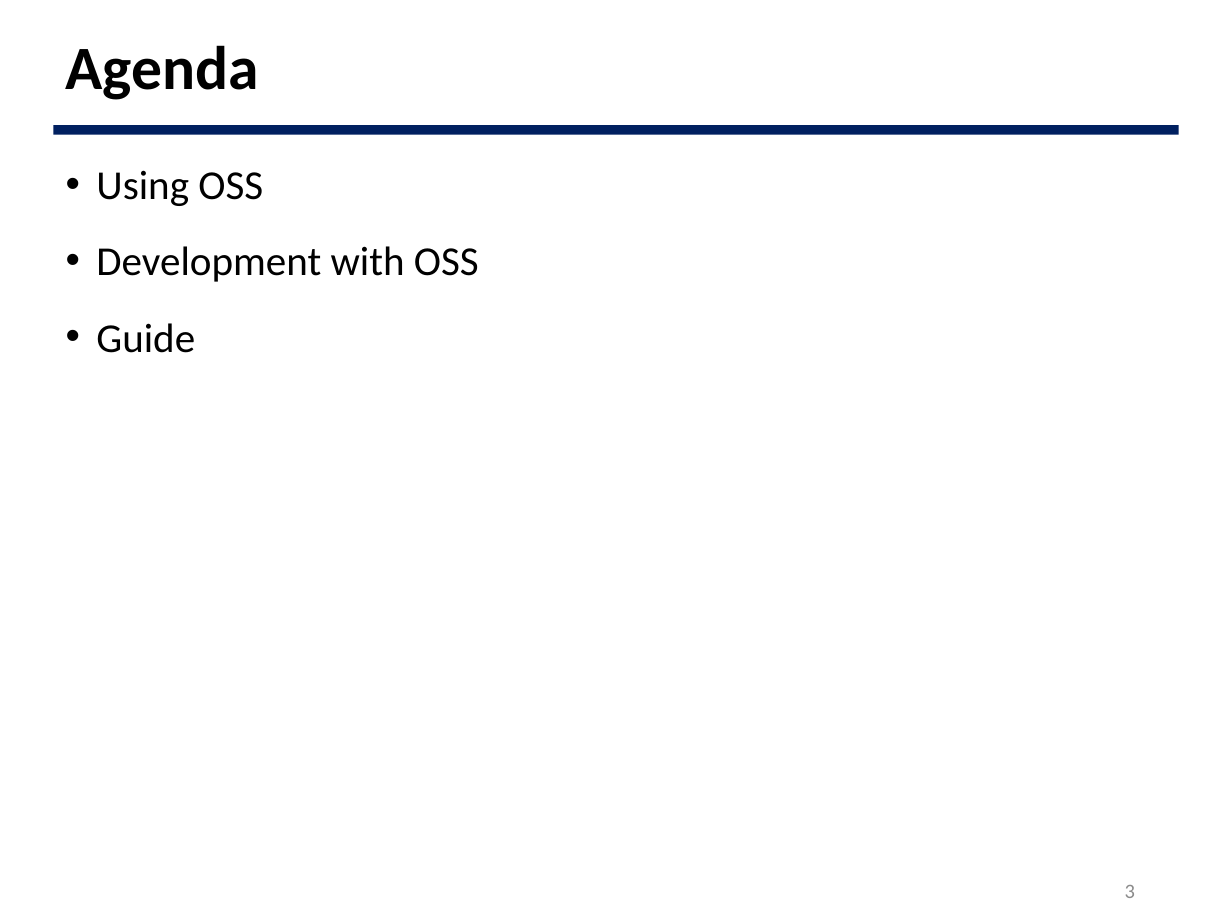
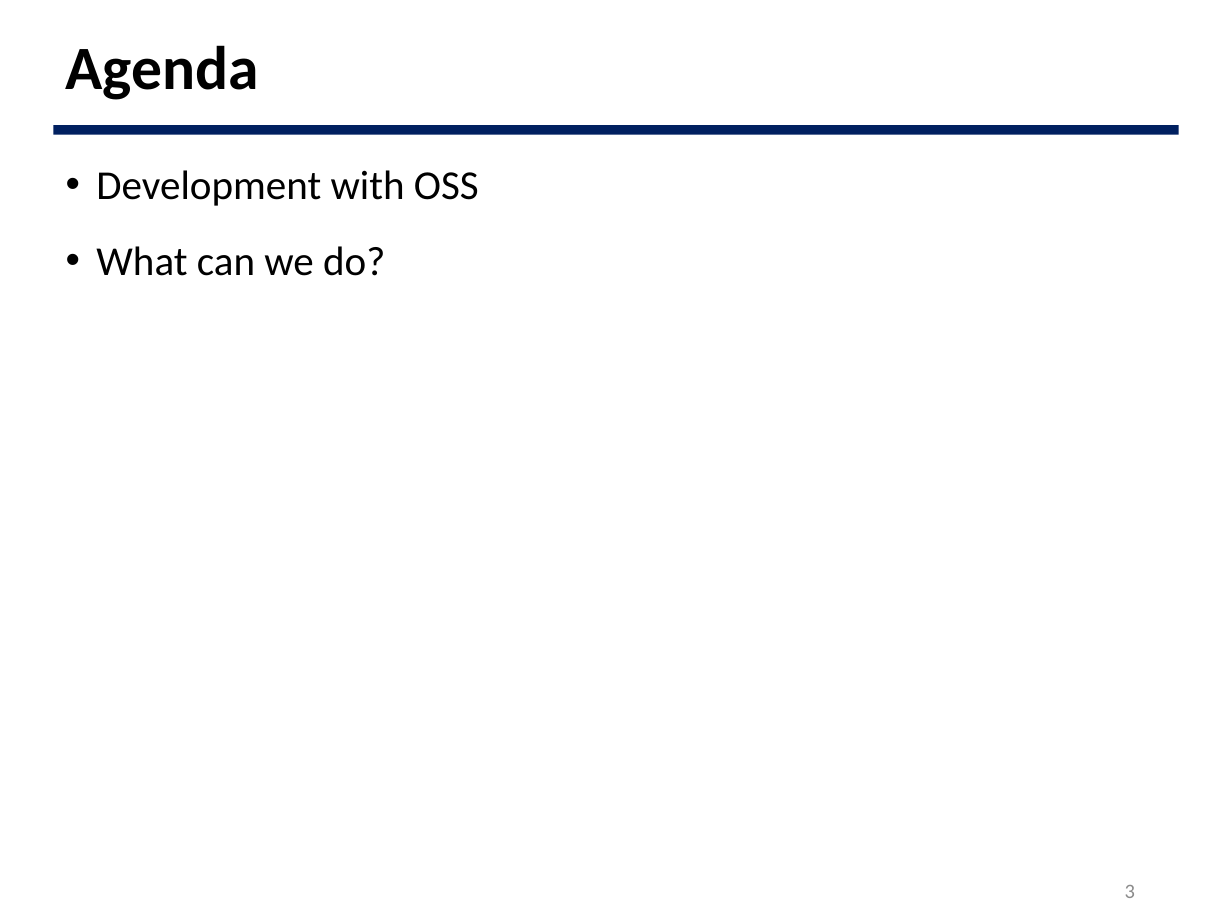
Before and after one commit to JBNU-JEduTools/osscourse, a slide deck: slide 3 of Slides/4. Using Open Source SW.pptx. Drawn at 1232x924 pixels with LibreOffice and Linux fonts; fonts in the diff are those of the drawing; background and template pictures are left out. Boxes give left, top, right and bottom in pixels: in the first picture for what was removed or moved away, otherwise in the second. Text is boxed around its words. In the diff, an @@ line names an element or a change of style, - is before the commit and + after.

```diff
--- a/Slides/4. Using Open Source SW.pptx
+++ b/Slides/4. Using Open Source SW.pptx
@@ text at (x1=96, y1=170, x2=263, y2=206): paragraph removed @@
-• Using OSS
@@ text at (x1=96, y1=246, x2=385, y2=276): text changed @@
-• Guide
+• What can we do?
```
Also in this commit, not shown: 5 other slides changed, 15 slides added, 17 slides removed, 9 other files.
